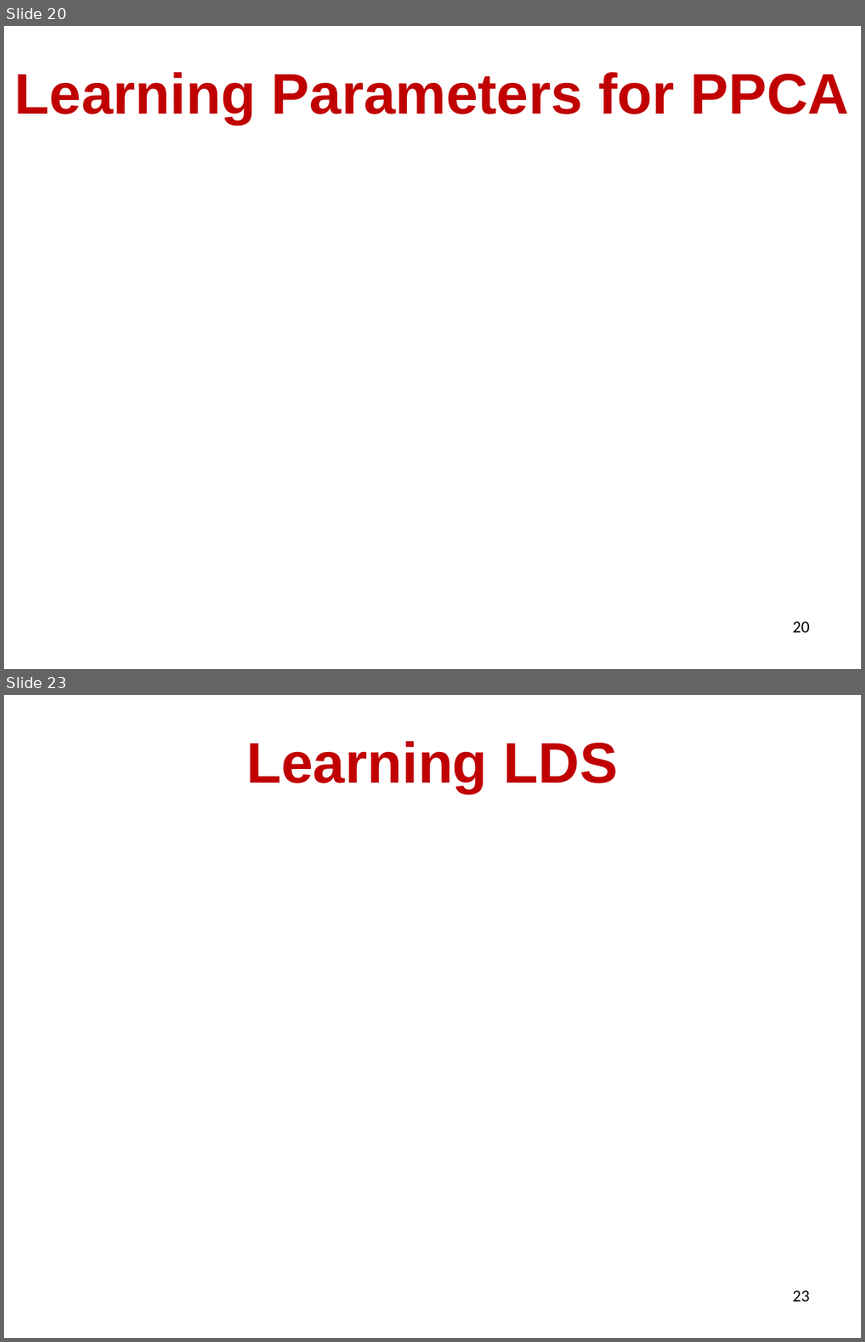
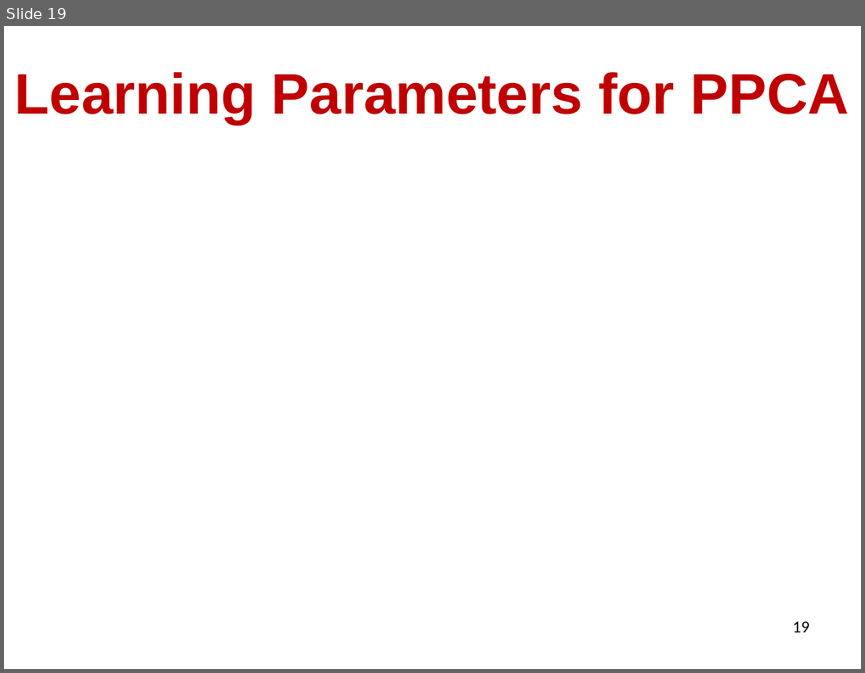
Before and after one commit to lileicc/ucsbcs291k_machine_learning_fall2022, a slide deck: lectures/10_gmm.pptx. Shown one above the other, each under a label of ours: slides 20 and 23 before the commit, slide 19 after it; the slides between them are not shown. The pictures are 865x1342 and 865x673 pixels, drawn with LibreOffice and Linux fonts; fonts in the diff are those of the drawing; grey boxes stand for pictures. Boxes give left, top, right and bottom in pixels: in the first picture for what was removed or moved away, otherwise in the second. Text is boxed around its words. In the diff, an @@ line names an element or a change of style, - is before the commit and + after.

```diff
--- a/lectures/10_gmm.pptx
+++ b/lectures/10_gmm.pptx
@@ slide 23 removed at (4,695,861,1338), background #FFFFFF; not listed: 5 template elements that a slide beside it also shows @@
@@ title removed at (247,741,618,794) @@
-Learning LDS
@@ page number removed at (793,1290,810,1301) @@
-23
@@ what was slide 20 is now slide 19 @@
@@ page number at (793,621,810,632): text changed @@
-20
+19
```
Also in this commit, not shown: 5 slides changed, 2 slides added, 7 other slides removed, 4 other files.
